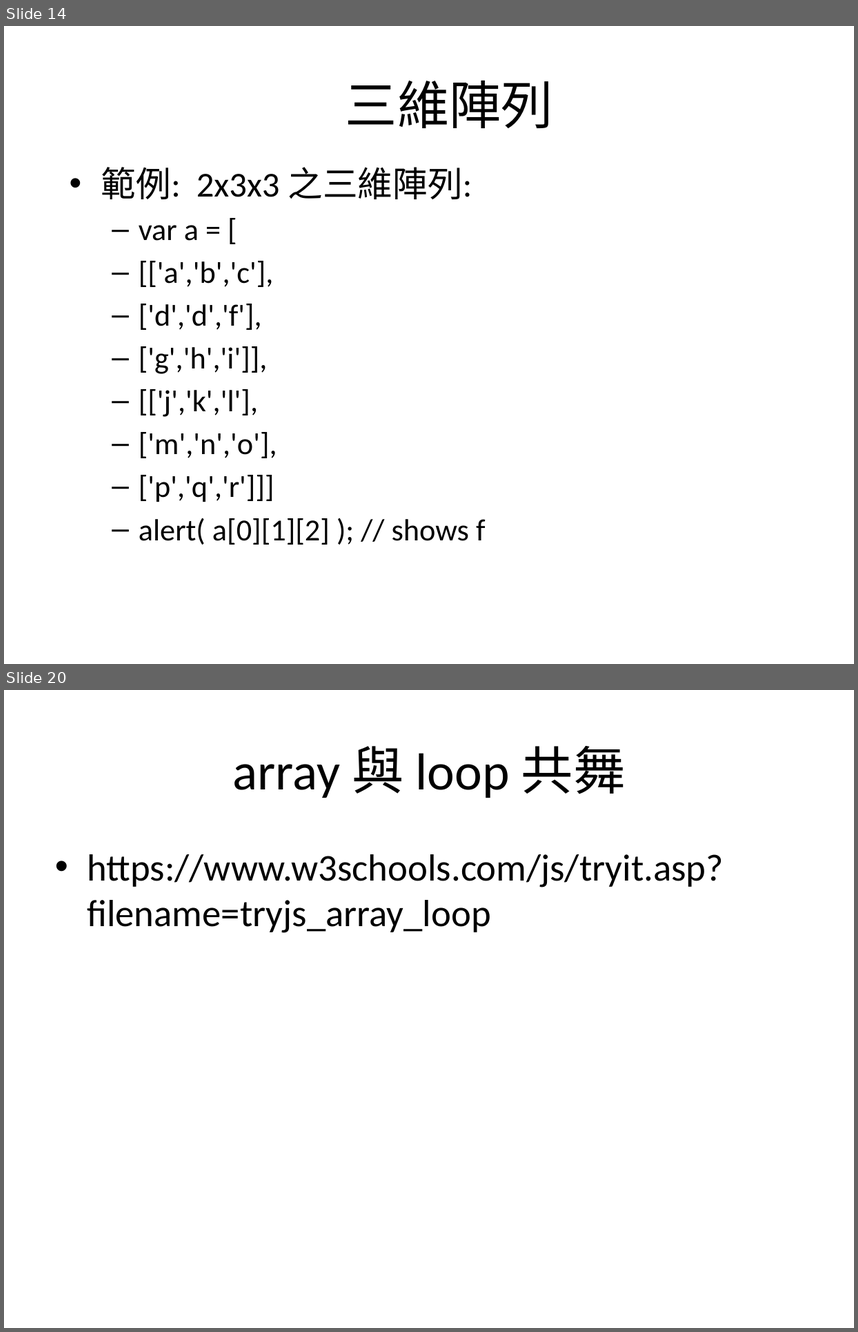
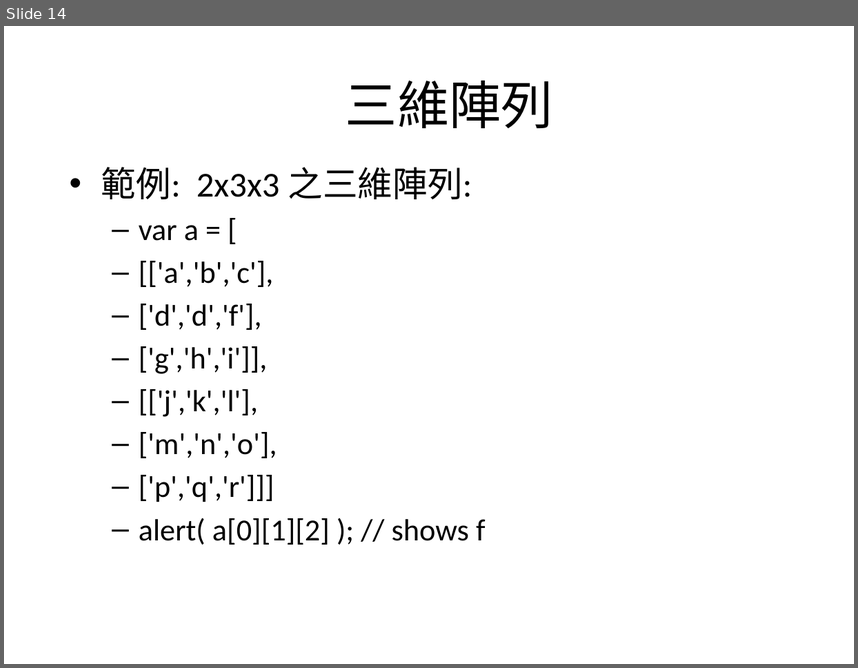
Before and after one commit to mos2718/W1, a slide deck: JS_Basic/array.pptx. Shown one above the other, each under a label of ours: slides 14 and 20 before the commit, slide 14 after it; the slides between them are not shown. The pictures are 858x1332 and 858x668 pixels, drawn with LibreOffice and Linux fonts; fonts in the diff are those of the drawing. Boxes give left, top, right and bottom in pixels: in the first picture for what was removed or moved away, otherwise in the second. Text is boxed around its words. In the diff, an @@ line names an element or a change of style, - is before the commit and + after.

```diff
--- a/JS_Basic/array.pptx
+++ b/JS_Basic/array.pptx
@@ slide 20 removed at [4, 690, 854, 1328], background #FFFFFF @@
@@ title removed at [232, 746, 626, 798] @@
-array 與 loop 共舞
@@ text removed at [87, 854, 724, 933] @@
-• https://www.w3schools.com/js/tryit.asp?filename=tryjs_array_loop
```
Also in this commit, not shown: 1 slide changed, 8 other slides removed, 4 other files.
